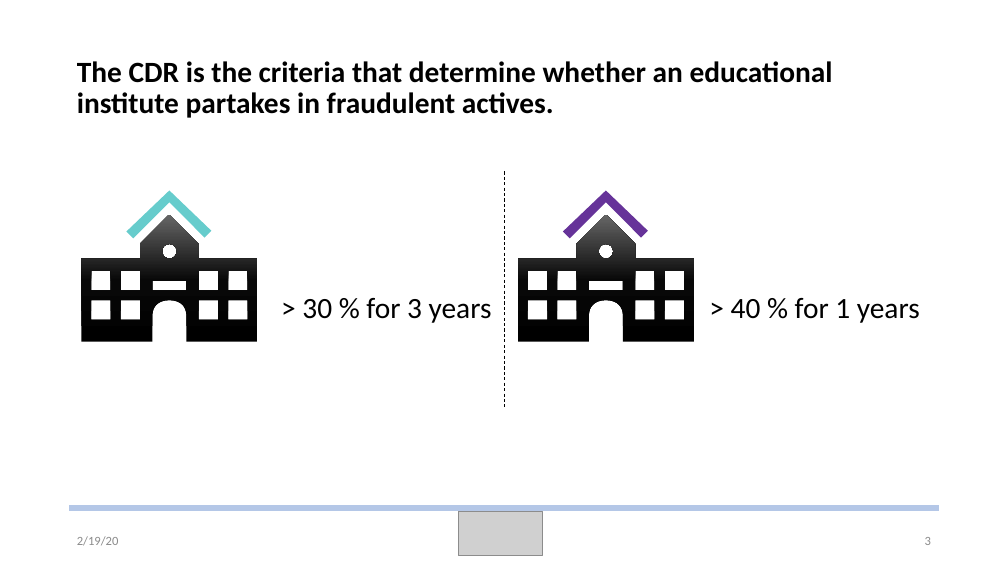
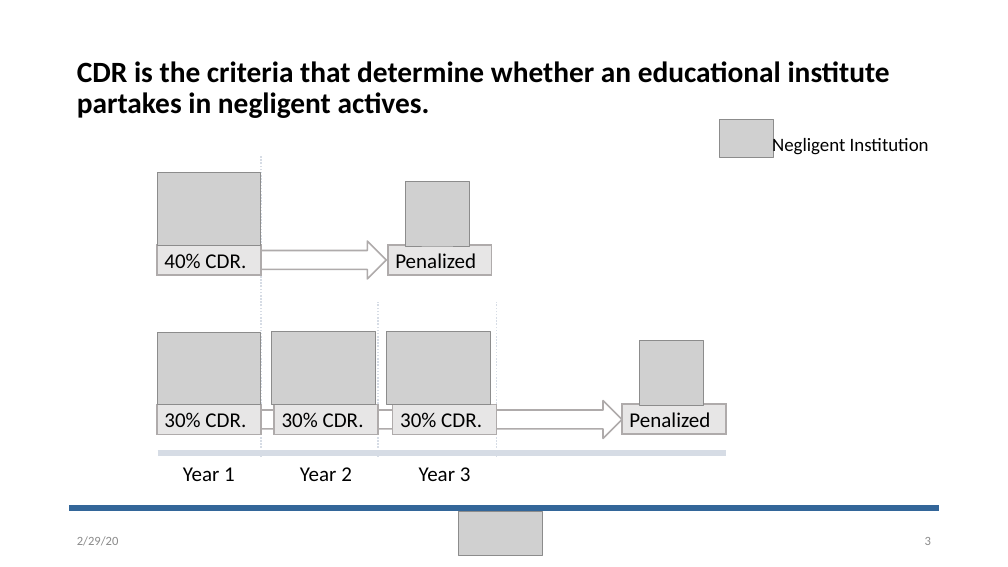
Before and after one commit to NU-Noise/Analysis-of-Cohort-Default-Rates-in-Post-Secondary-Education, a slide deck: slide 3 of proposal/defaultRates.pptx. Drawn at 1008x567 pixels with LibreOffice and Linux fonts; fonts in the diff are those of the drawing; grey boxes stand for pictures. Boxes give left, top, right and bottom in pixels: in the first picture for what was removed or moved away, otherwise in the second. Text is boxed around its words. In the diff, an @@ line names an element or a change of style, - is before the commit and + after.

```diff
--- a/proposal/defaultRates.pptx
+++ b/proposal/defaultRates.pptx
@@ title at [77, 61, 890, 118]: text changed @@
-The CDR is the criteria that determine whether an educational institute partakes in fraudulent actives.
+CDR is the criteria that determine whether an educational institute partakes in negligent actives.
@@ picture added at [719, 119, 774, 157] @@
@@ text added at [772, 135, 929, 156], 18 pt, text #000000 @@
+Negligent Institution
@@ picture added at [157, 172, 261, 245] @@
@@ line added from (261, 473) to (261, 156), #D6DCE5 1.5 pt dashed @@
@@ line removed from (504, 172) to (504, 408) @@
@@ freeform shape removed at [126, 191, 211, 238] @@
@@ picture added at [405, 181, 470, 246] @@
@@ freeform shape removed at [563, 191, 648, 238] @@
@@ freeform shape removed at [82, 215, 258, 342] @@
@@ freeform shape removed at [518, 215, 694, 342] @@
@@ rectangle added at [157, 245, 261, 275], fill #E7E6E6, outline #AFABAB 1.5 pt, 20 pt, text #000000 @@
+40% CDR.
@@ right arrow added at [158, 241, 386, 279], fill #FFFFFF, outline #AFABAB 1.5 pt @@
@@ rectangle added at [388, 245, 492, 275], fill #E7E6E6, outline #AFABAB 1.5 pt, 20 pt, text #000000 @@
+Penalized
@@ text removed at [302, 298, 492, 323] @@
-> 30 % for 3 years
@@ text removed at [731, 298, 920, 323] @@
-> 40 % for 1 years
@@ line added from (378, 473) to (378, 302), #D6DCE5 1.5 pt dashed @@
@@ line added from (497, 473) to (497, 302), #D6DCE5 1.5 pt dashed @@
@@ picture added at [157, 332, 261, 405] @@
@@ picture added at [271, 331, 375, 404] @@
@@ picture added at [386, 331, 490, 404] @@
@@ picture added at [640, 341, 704, 405] @@
@@ rectangle added at [157, 405, 261, 435], fill #E7E6E6, outline #AFABAB 1.5 pt, 20 pt, text #000000 @@
+30% CDR.
@@ right arrow added at [158, 401, 622, 439], outline #AFABAB 1.5 pt @@
@@ rectangle added at [274, 405, 378, 435], fill #E7E6E6, outline #AFABAB 1.5 pt, 20 pt, text #000000 @@
+30% CDR.
@@ rectangle added at [392, 405, 496, 435], fill #E7E6E6, outline #AFABAB 1.5 pt, 20 pt, text #000000 @@
+30% CDR.
@@ rectangle added at [622, 404, 726, 434], fill #E7E6E6, outline #AFABAB 1.5 pt, 20 pt, text #000000 @@
+Penalized
@@ rectangle added at [157, 458, 261, 488], fill #FFFFFF, outline #FFFFFF 1.5 pt, 20 pt, text #000000 @@
+Year 1
@@ line added from (158, 453) to (726, 453), #D6DCE5 6 pt @@
@@ rectangle added at [274, 458, 378, 488], fill #FFFFFF, outline #FFFFFF 1.5 pt, 20 pt, text #000000 @@
+Year 2
@@ rectangle added at [392, 458, 496, 488], fill #FFFFFF, outline #FFFFFF 1.5 pt, 20 pt, text #000000 @@
+Year 3
@@ line (939, 508) - (70, 508): stroke #B4C7E7 6 pt to #336699 6 pt @@
```
Also in this commit, not shown: 7 other slides changed, 8 slides added, 8 slides removed.
